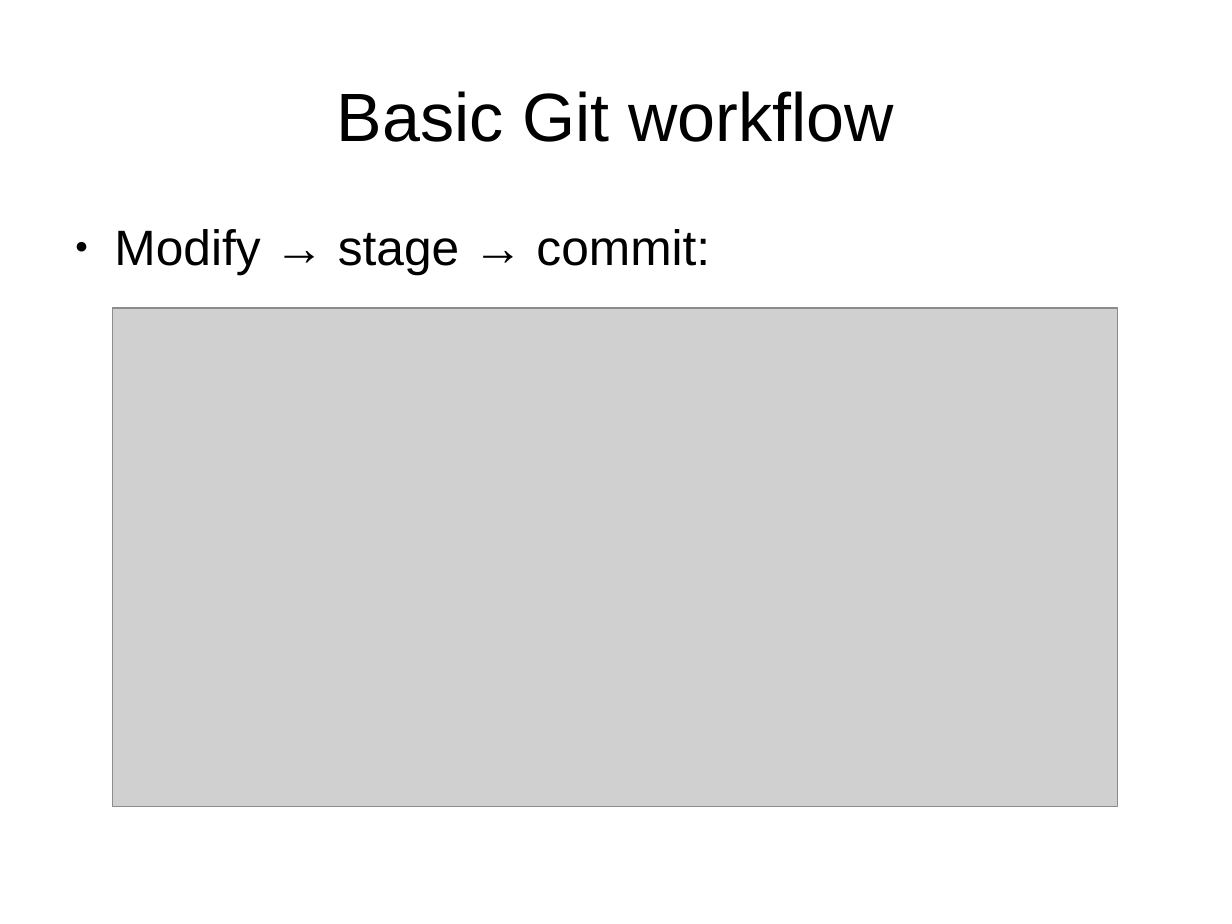
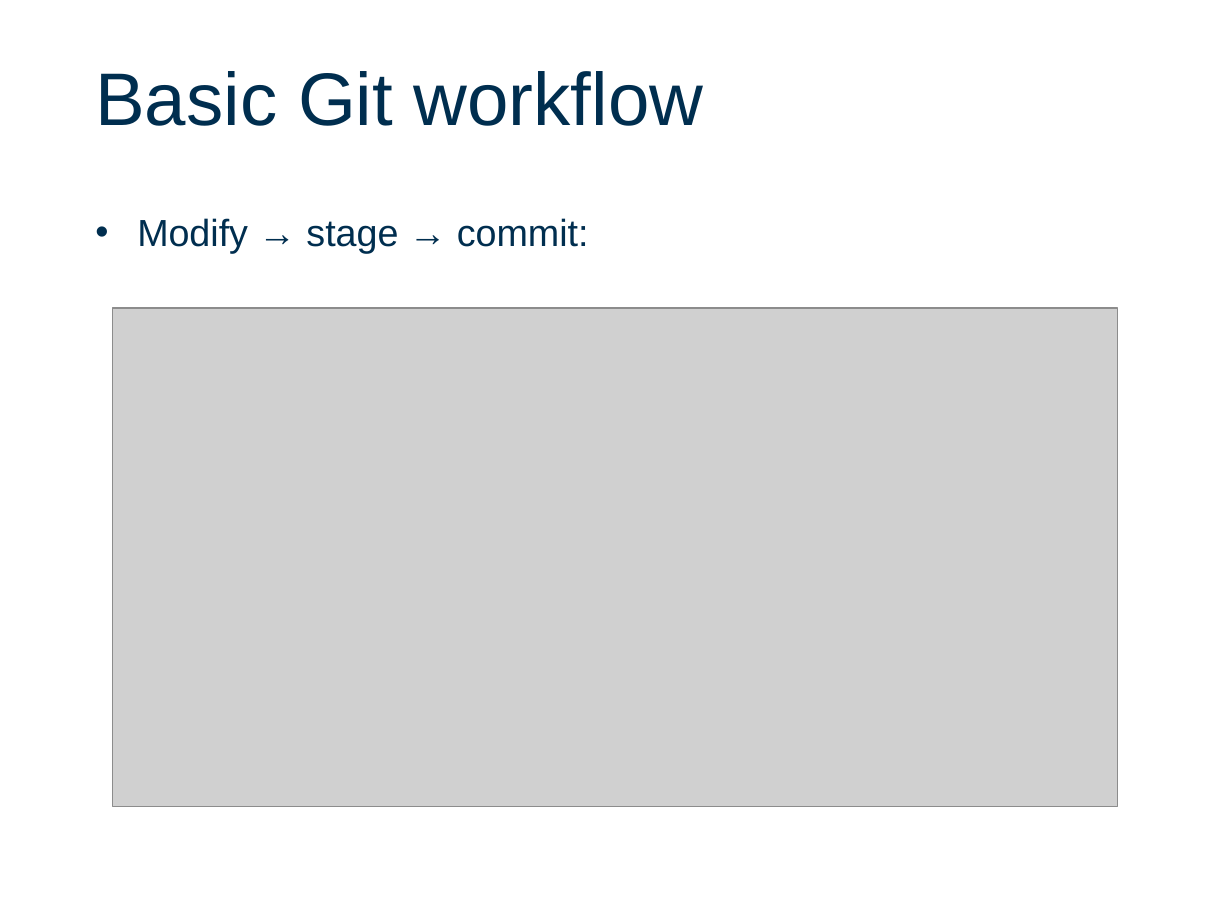
Before and after one commit to FineWilms/Workshop_github, a slide deck: slide 3 of intro2Git.odp. Drawn at 1232x924 pixels with LibreOffice and Linux fonts; fonts in the diff are those of the drawing; grey boxes stand for pictures; background and template pictures are left out. Boxes give left, top, right and bottom in pixels: in the first picture for what was removed or moved away, otherwise in the second. Text is boxed around its words. In the diff, an @@ line names an element or a change of style, - is before the commit and + after.

```diff
--- a/intro2Git.odp
+++ b/intro2Git.odp
@@ title "Basic Git workflow": place and size @@
-title "Basic Git workflow" at box(337, 91, 894, 142)
+title "Basic Git workflow" at box(95, 71, 704, 126)
@@ title "Basic Git workflow" at box(95, 71, 704, 126): size 44 to 48 pt, text colour #000000 to #002E4F; alignment centre to left; vertical alignment middle to top @@
@@ text "Modify → stage → commit:": place and size @@
-text "Modify → stage → commit:" at box(114, 229, 710, 275)
+text "Modify → stage → commit:" at box(137, 218, 589, 253)
@@ text "Modify → stage → commit:" at box(137, 218, 589, 253): size 32 to 24.3 pt, text colour #000000 to #002E4F; bullet ● to •; less space between paragraphs @@
```
Also in this commit, not shown: 11 other slides changed.
